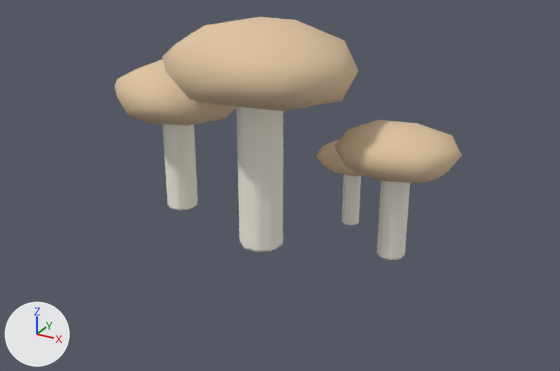
Two versions of the glTF model assets/northern/northern_mushrooms_tan.glb, one commit apart.
Before and after are seen from a camera (50 mm lens) standing at (3.87, -6.86, 4.05) and looking at (0.28, -0.33, 0.78). Arrows for +X, +Y and +Z are at lower left; the lights stay in place. The older version comes first. Where no turn or scale is listed for an object, it has been applied to the vertices. Vertices at exactly the same position are counted once.

Objects in the first picture: 'northern_mushrooms_tan.001'.
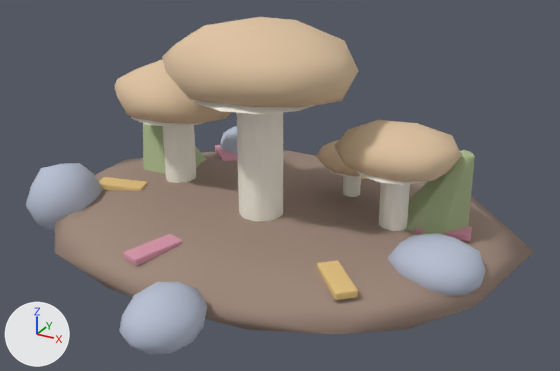
Where the newer file only moved an object's origin or applied its transform, the numbers keep the older frame.

What the commit changed:
Material 'MRN_stone' (mat_mrn_stone) is new.
Its base color is (0.48, 0.53, 0.65) (pale blue #b8c0d3).
Its roughness is 0.88.
Material 'MRN_leaf_gold' (mat_mrn_leaf_gold) is new.
Its base color is (0.78, 0.55, 0.22) (beige #e5c481).
Its roughness is 0.88.
Material 'MRN_moss' (mat_mrn_moss) is new.
Its base color is (0.42, 0.5, 0.27) (greyish green #adbc8e).
Its roughness is 0.88.
Material 'MRN_earth' (mat_mrn_earth) is new.
Its base color is (0.35, 0.25, 0.2) (beige #a0897c).
Its roughness is 0.88.
Material 'MRN_leaf_rose' (mat_mrn_leaf_rose) is new.
Its base color is (0.7, 0.32, 0.42) (pink #da99ad).
Its roughness is 0.88.
me_icosphere_136 is used by ob_northern_mushrooms_tan_001; location (-1.35, 0.15, 1.426).
me_icosphere_136 had 672 vertices, 1312 faces and spanned x -0.81..3.31, y -1.21..0.92, z -1.43..1.08.
me_icosphere_136 now has 1648 vertices, 3192 faces and spans x -1.31..4.09, y -2.94..2.12, z -1.55..1.08.
me_icosphere_136 part 1: 976 vertices added at x -1.31..4.09, y -2.94..2.12, z -1.55..0.56.
me_icosphere_136 gains material mat_mrn_stone (pale blue #b8c0d3).
me_icosphere_136 gains material mat_mrn_moss (greyish green #adbc8e).
me_icosphere_136 gains material mat_mrn_earth (beige #a0897c).
me_icosphere_136 gains material mat_mrn_leaf_rose (pink #da99ad).
me_icosphere_136 gains material mat_mrn_leaf_gold (beige #e5c481).

Changed parts and their boxes (x1, y1, x2, y2) in the pictures (560 x 371 px):
'northern_mushrooms_tan.001', reshaped (46% wider, 39% taller): before (114, 17, 462, 260); after (26, 17, 534, 354)
part 1 of me_icosphere_136, added: after (26, 100, 534, 354)
